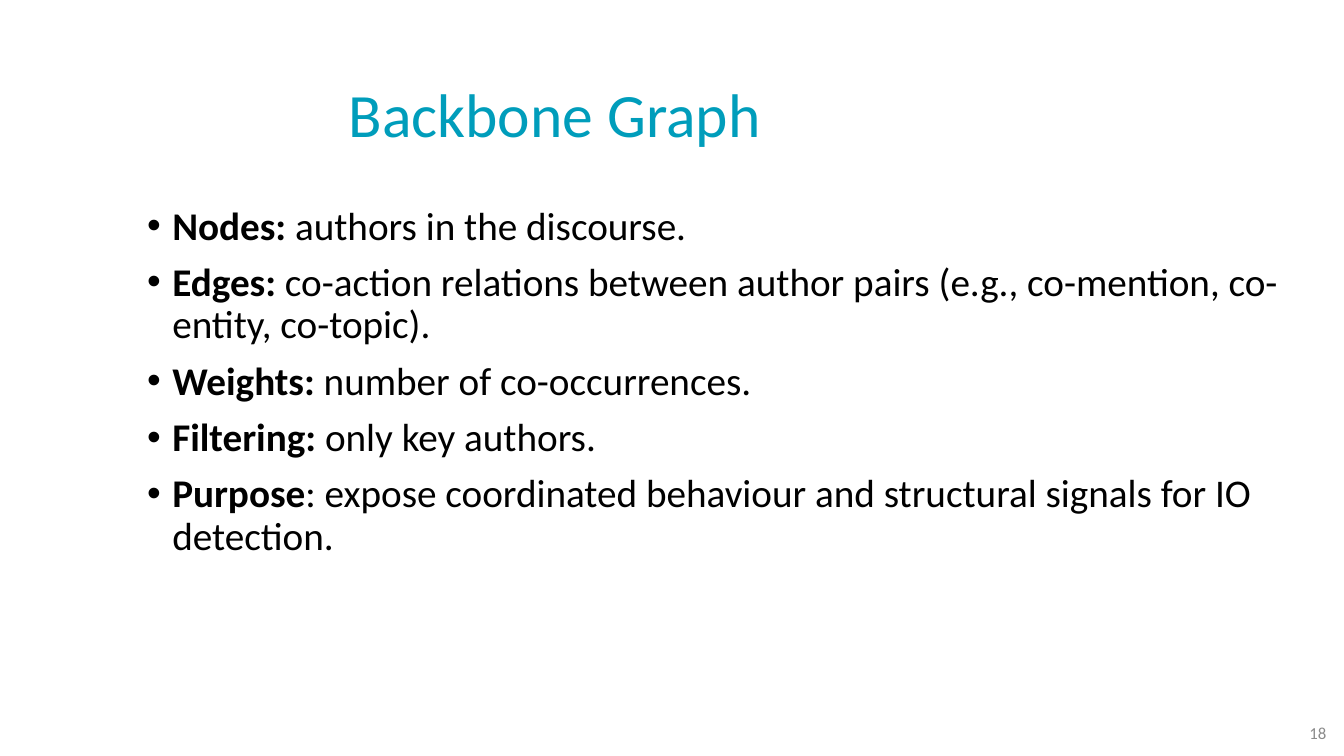
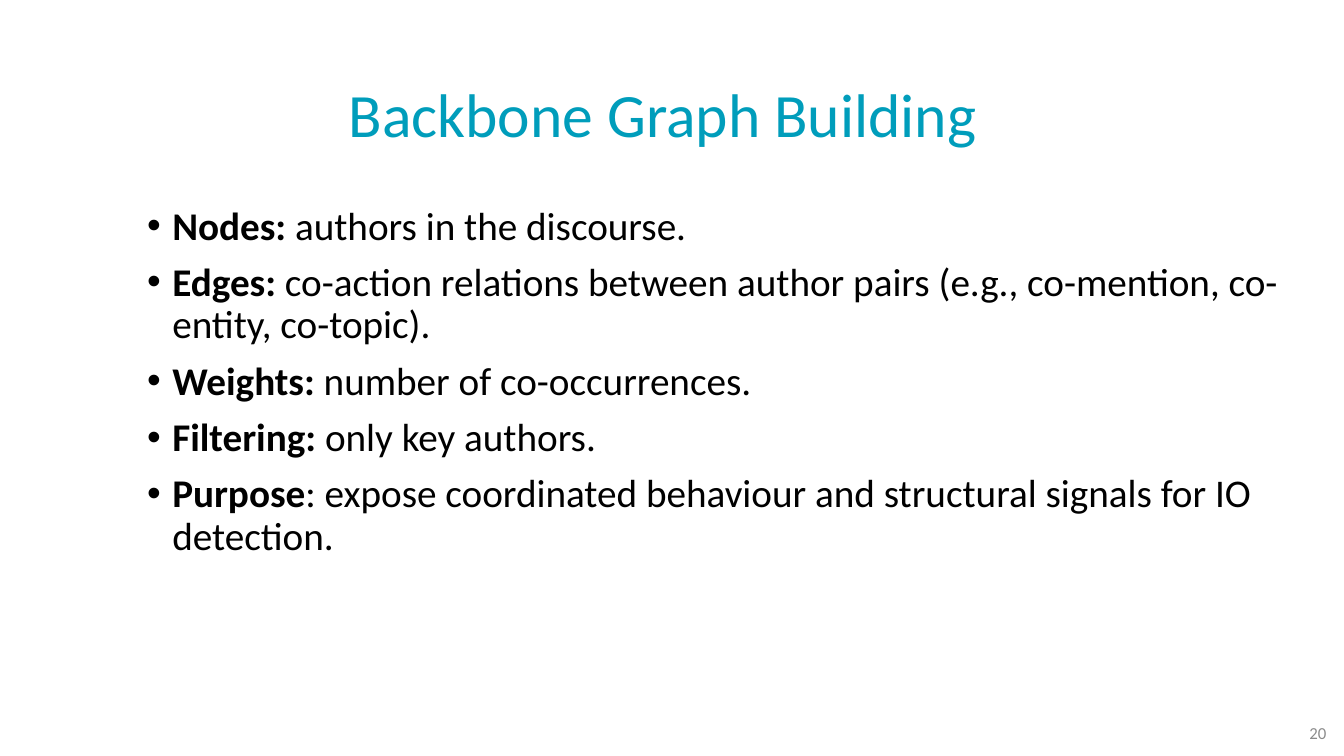
Before and after one commit to NoaTal1996/Backbone-Graph, a slide deck: slide 20 of docs/cbg_saback.pptx (slide 18 before the commit). Drawn at 1344x756 pixels with LibreOffice and Linux fonts; fonts in the diff are those of the drawing; background and template pictures are left out. Boxes give left, top, right and bottom in pixels: in the first picture for what was removed or moved away, otherwise in the second. Text is boxed around its words. In the diff, an @@ line names an element or a change of style, - is before the commit and + after.

```diff
--- a/docs/cbg_saback.pptx
+++ b/docs/cbg_saback.pptx
@@ title at bbox=[349, 94, 976, 148]: text changed @@
-Backbone Graph
+Backbone Graph Building
@@ page number at bbox=[1309, 728, 1326, 739]: text changed @@
-18
+20
```
Also in this commit, not shown: 5 other slides changed, 12 slides added, 8 slides removed.
